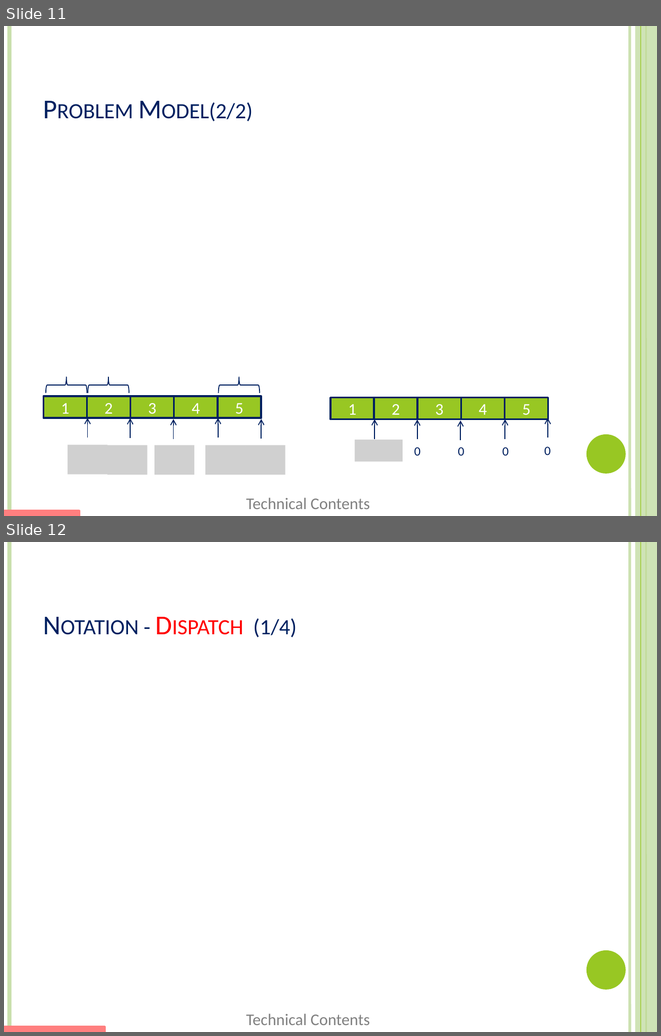
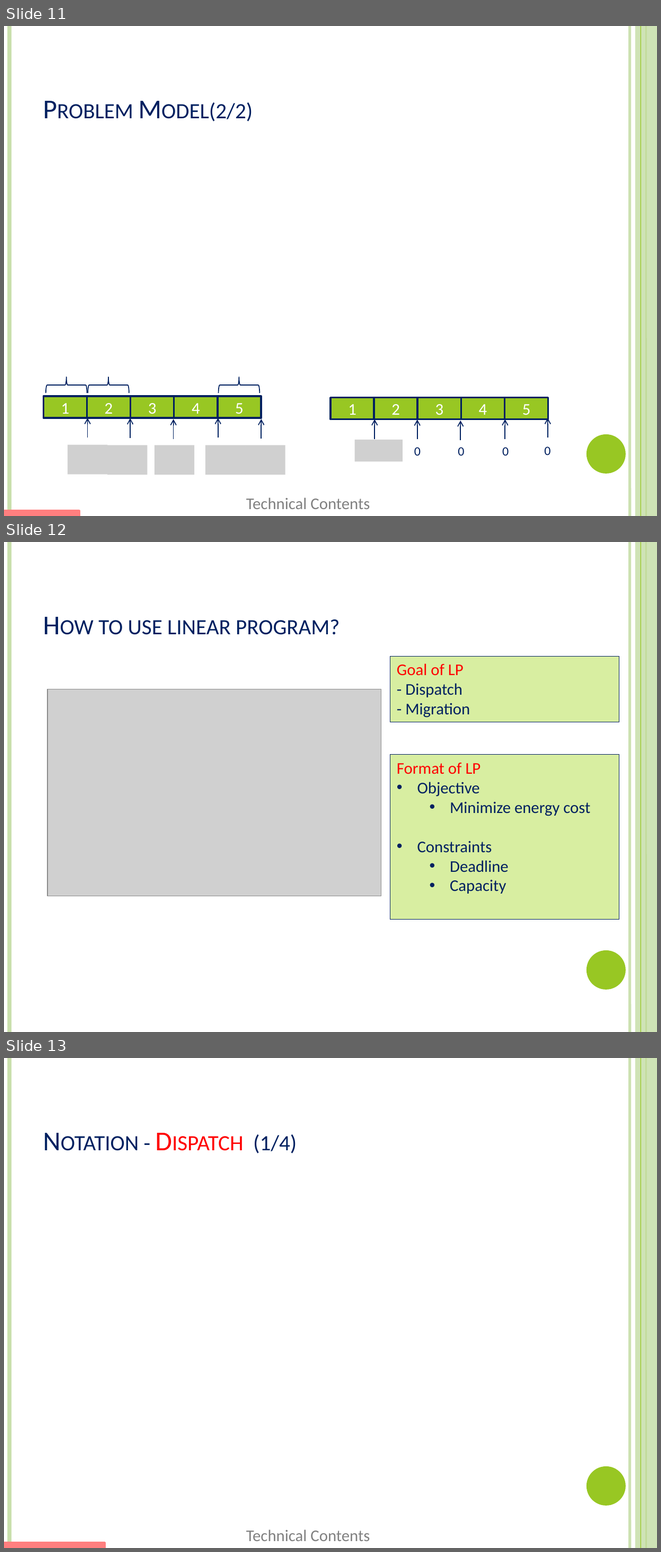
Before and after one commit to xizhonghua/GreenDC-Summary, a slide deck: file/Adnan12-EEGLB.pptm. Shown one above the other, each under a label of ours: slides 11 and 12 before the commit, slides 11, 12 and 13 after it. The pictures are 661x1036 and 661x1552 pixels, drawn with LibreOffice and Linux fonts; fonts in the diff are those of the drawing; grey boxes stand for pictures. Boxes give left, top, right and bottom in pixels: in the first picture for what was removed or moved away, otherwise in the second. Text is boxed around its words. In the diff, an @@ line names an element or a change of style, - is before the commit and + after.

```diff
--- a/file/Adnan12-EEGLB.pptm
+++ b/file/Adnan12-EEGLB.pptm
@@ slide 12 added at <box>4,542,657,1032</box>, background #FFFFFF; not listed: 6 template elements that a slide beside it also shows @@
@@ title added at <box>98,619,339,635</box>, 30 pt, text #002060, small capitals @@
+How to use linear program?
@@ rectangle added at <box>390,656,619,722</box>, fill #D8EEA1, outline #002060 0.75 pt, 18 pt, text #002060 @@
+Goal of LP
+- Dispatch
+- Migration
@@ picture added at <box>48,689,381,896</box> @@
@@ rectangle added at <box>390,754,619,919</box>, fill #D8EEA1, outline #002060 0.75 pt, 18 pt, text #002060 @@
+Format of LP
+• Objective
+  • Minimize energy cost
+• Constraints
+  • Deadline
+  • Capacity
@@ what was slide 12 is now slide 13 @@
```
Also in this commit, not shown: 2 slides changed.
